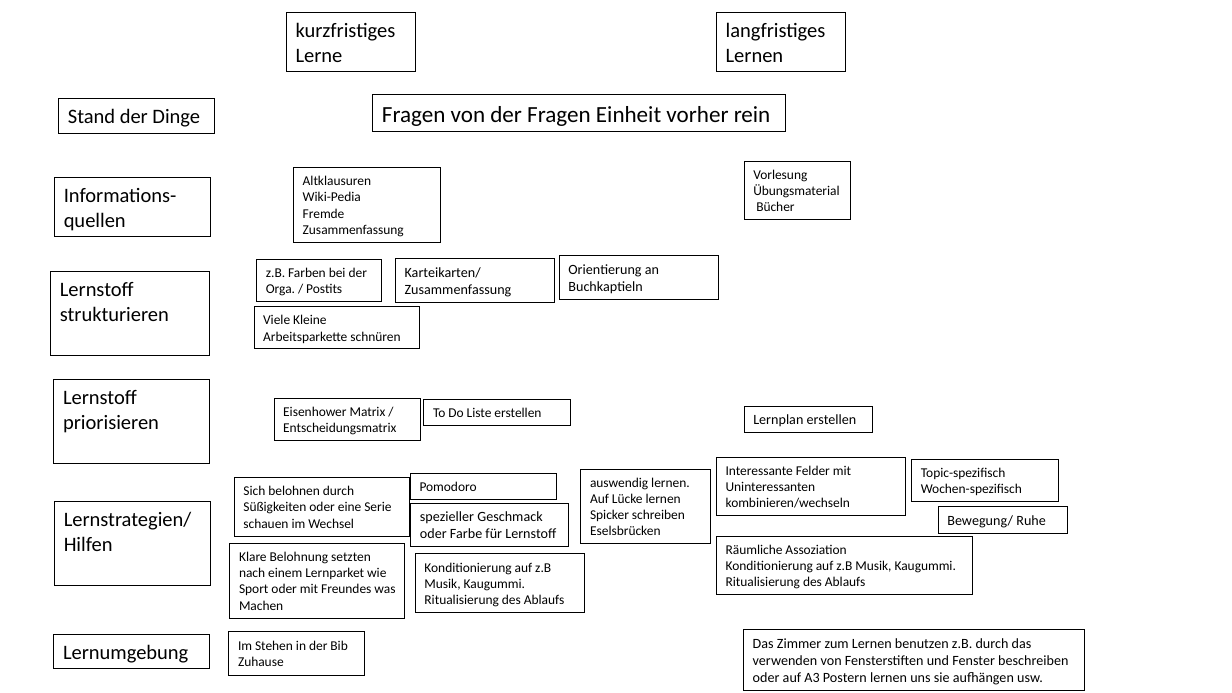
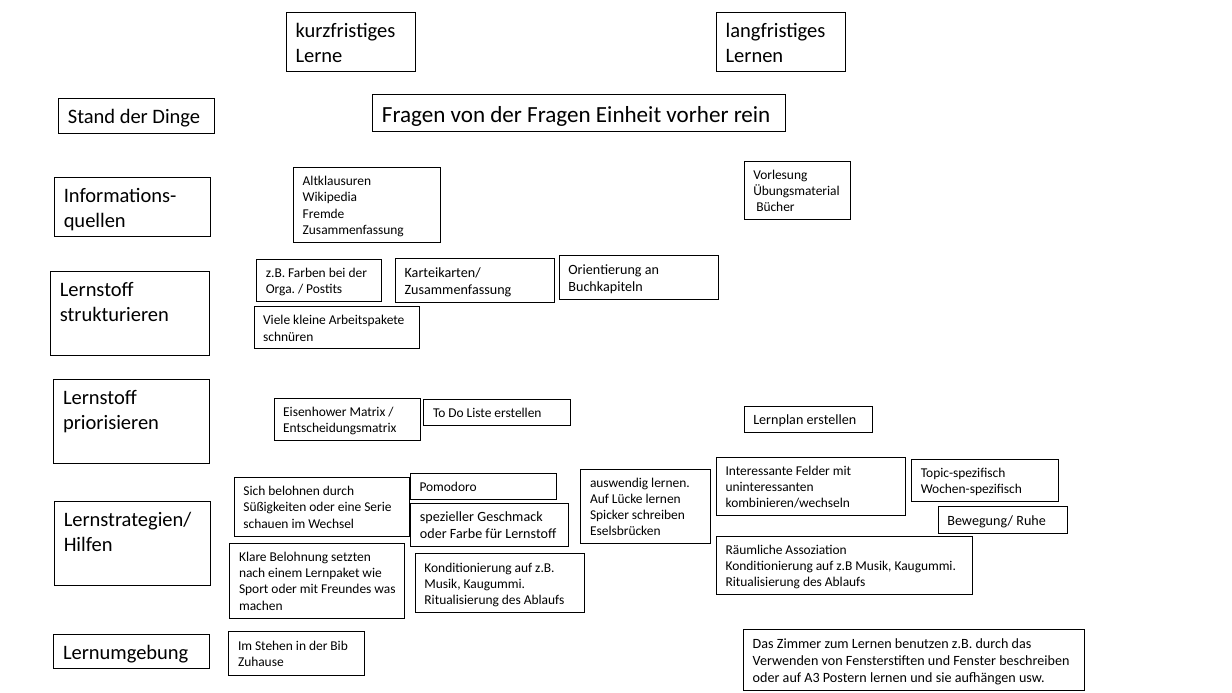
Before and after one commit to roessling/ki2va-sle, a slide deck: slide 1 of Lernstrategien/Morphologischer Kasten BioPrime.pptx. Drawn at 1232x693 pixels with LibreOffice and Linux fonts; fonts in the diff are those of the drawing. Boxes give left, top, right and bottom in pixels: in the first picture for what was removed or moved away, otherwise in the second. Text is boxed around its words. In the diff, an @@ line names an element or a change of style, - is before the commit and + after.

Commit message:
Tippfehler beseitigt im PPTx

```diff
--- a/Lernstrategien/Morphologischer Kasten BioPrime.pptx
+++ b/Lernstrategien/Morphologischer Kasten BioPrime.pptx
@@ text in rectangle at bbox=[303, 191, 357, 203]: text changed @@
-Wiki-Pedia
+Wikipedia
@@ text in rectangle at bbox=[568, 264, 659, 294]: text changed @@
-Orientierung an Buchkaptieln
+Orientierung an Buchkapiteln
@@ text in rectangle at bbox=[263, 314, 405, 341]: text changed @@
-Viele Kleine Arbeitsparkette schnüren
+Viele kleine Arbeitspakete schnüren
@@ text in rectangle at bbox=[726, 465, 851, 508]: text changed @@
-Interessante Felder mit Uninteressanten kombinieren/wechseln
+Interessante Felder mit uninteressanten kombinieren/wechseln
@@ text in rectangle at bbox=[239, 551, 395, 610]: text changed @@
-Klare Belohnung setzten nach einem Lernparket wie Sport oder mit Freundes was Machen
+Klare Belohnung setzten nach einem Lernpaket wie Sport oder mit Freundes was machen
@@ text in rectangle at bbox=[424, 562, 554, 591]: text changed @@
-Konditionierung auf z.B Musik, Kaugummi.
+Konditionierung auf z.B. Musik, Kaugummi.
@@ text in rectangle at bbox=[753, 638, 1069, 685]: text changed @@
-Das Zimmer zum Lernen benutzen z.B. durch das verwenden von Fensterstiften und Fenster beschreiben oder auf A3 Postern lernen uns sie aufhängen usw.
+Das Zimmer zum Lernen benutzen z.B. durch das Verwenden von Fensterstiften und Fenster beschreiben oder auf A3 Postern lernen und sie aufhängen usw.
```
Also in this commit, not shown: 2 other files.
